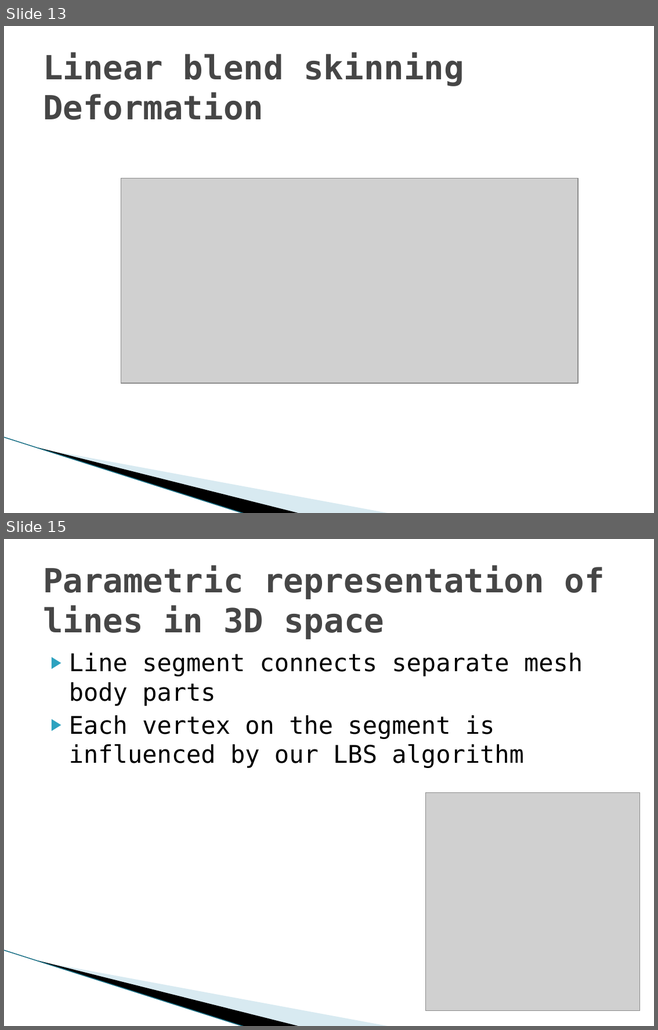
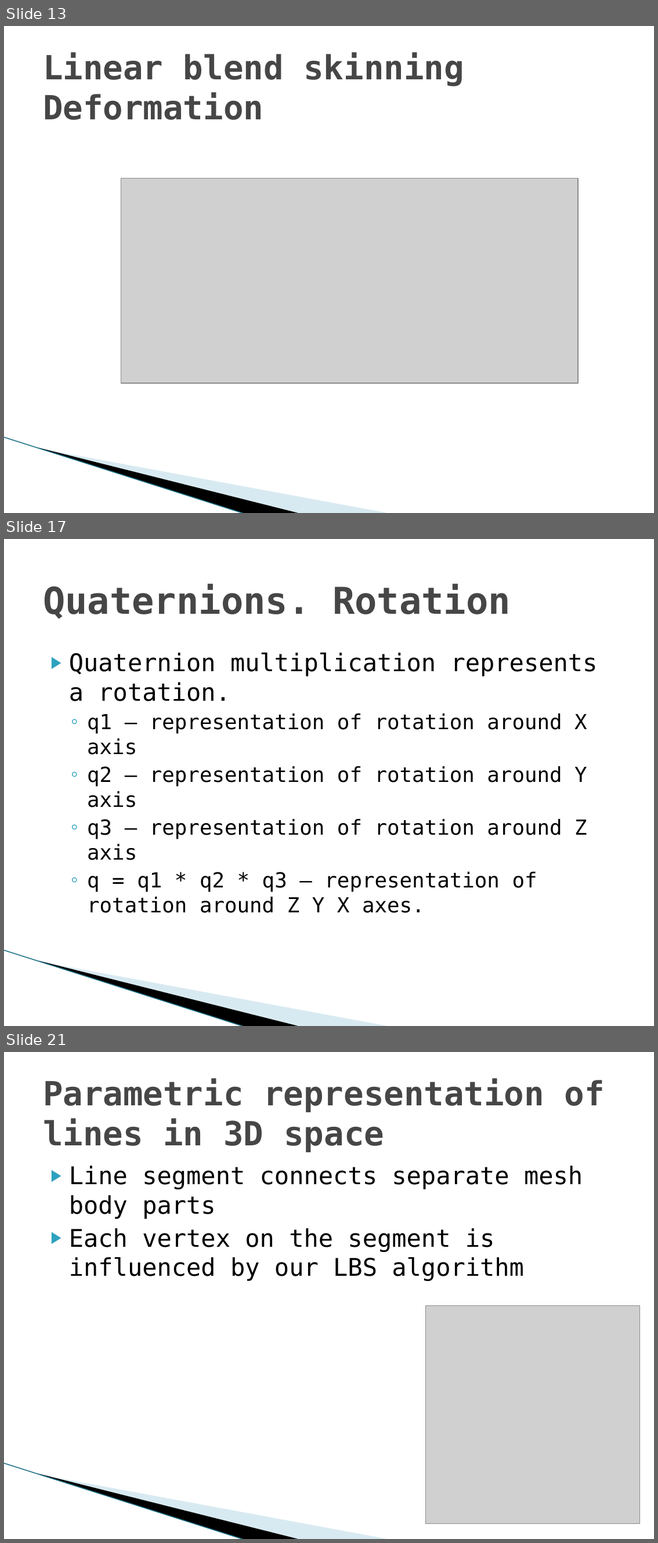
Before and after one commit to hobama/cvg01, a slide deck: docs/Presentation/Presentation.pptx. Shown one above the other, each under a label of ours: slides 13 and 15 before the commit, slides 13, 17 and 21 after it; the slides between them are not shown. The pictures are 658x1030 and 658x1543 pixels, drawn with LibreOffice and Linux fonts; fonts in the diff are those of the drawing; grey boxes stand for pictures; background and template pictures are left out. Boxes give left, top, right and bottom in pixels: in the first picture for what was removed or moved away, otherwise in the second. Text is boxed around its words. In the diff, an @@ line names an element or a change of style, - is before the commit and + after.

Commit message:
prideti quaternionai, gimbal lock ir forward kinematics

```diff
--- a/docs/Presentation/Presentation.pptx
+++ b/docs/Presentation/Presentation.pptx
@@ slide 17 added at (4,539,654,1026), background #FFFFFF; not listed: 3 template elements that a slide beside it also shows @@
@@ title added at (43,584,510,619), 41 pt, text #464646, bold @@
+Quaternions. Rotation
@@ text added at (69,653,597,913), 23 pt, text #000000 @@
+▶ Quaternion multiplication represents a rotation.
+  ◦ q1 – representation of rotation around X axis
+  ◦ q2 – representation of rotation around Y axis
+  ◦ q3 – representation of rotation around Z axis
+  ◦ q = q1 * q2 * q3 – representation of rotation around Z Y X axes.
@@ what was slide 15 is now slide 21 @@
```
Also in this commit, not shown: 1 slide changed, 7 other slides added, 1 slide removed.
